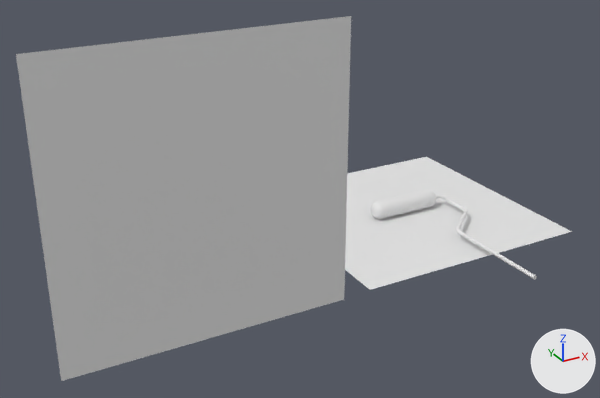
An edit to the Blender file Props.blend, drawn before and after from the same camera.
The view is the same before and after, from a 50 mm camera at (-1.553, -2.093, 1.179) aimed at (-0.491, -0.162, 0.214). Lighting does not change. The marker at lower right points along +X, +Y and +Z.

Objects in the first picture: 'Handle', 'Plane', 'Plane.001', 'Roller'.
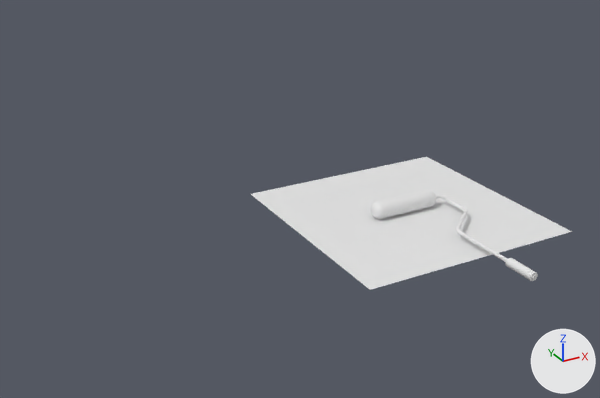
Where the change shows, as pixel boxes [x1, y1, x2, y2] in the pictures (600 x 398 px):
```json
{"object": "Plane.001", "change": "deleted", "before": [16, 16, 351, 381]}
{"object": "Cylinder", "change": "added", "after": [505, 258, 538, 281]}
```

Scene script edits in JSON lines:
```json
{"op": "add", "block": "me_cylinder_002", "code": ["me_cylinder_002 = bpy.data.meshes.new('Cylinder.002')", "me_cylinder_002.from_pydata(...)  # 192 vertices, 194 faces; spans x -0.0248..0.0241, y 0.0021..0.0513, z -0.0255..0.0233"]}
{"op": "remove", "block": "ob_plane_001", "code": ["ob_plane_001 = bpy.data.objects.new('Plane.001', me_plane_001)", "ob_plane_001.location = (-0.859, -0.403, -0.002)", "ob_plane_001.rotation_euler = (-1.571, 0.0, 0.0)  # degrees (-90, 0, 0)", "ob_plane_001.scale = (0.39, 0.39, 0.39)"]}
{"op": "add", "block": "ob_cylinder", "code": ["ob_cylinder = bpy.data.objects.new('Cylinder', me_cylinder_002)", "ob_cylinder.location = (0.029, -0.599, 0.029)", "ob_cylinder.scale = (0.587, 2.12, 0.587)"]}
```
